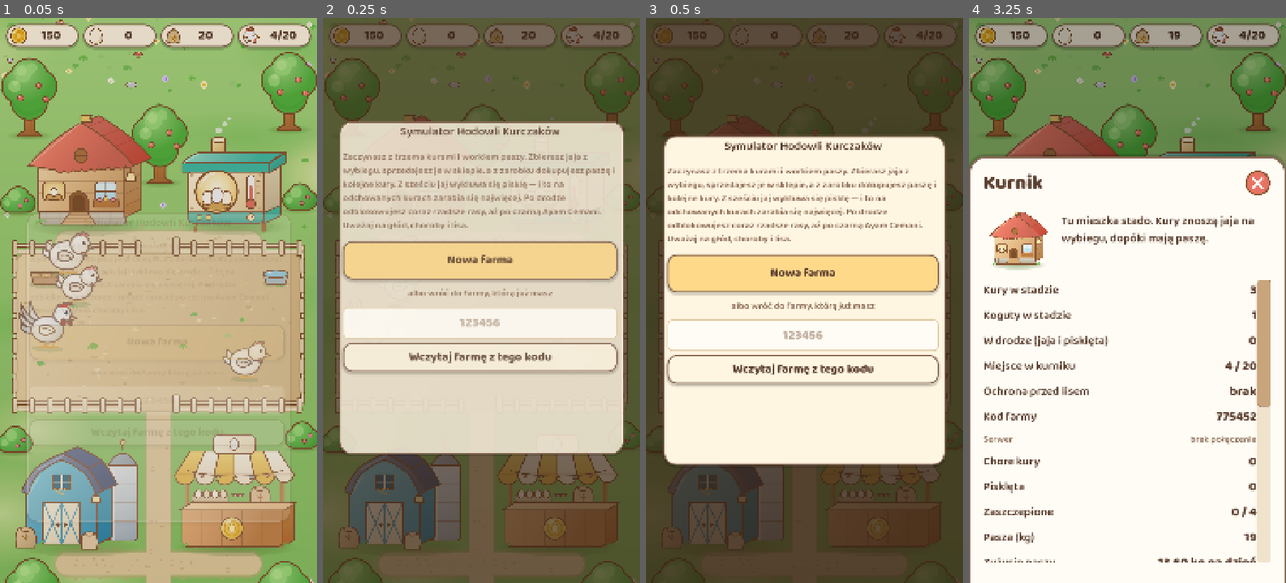
Above: before the commit, frames 1-4 (left to right).
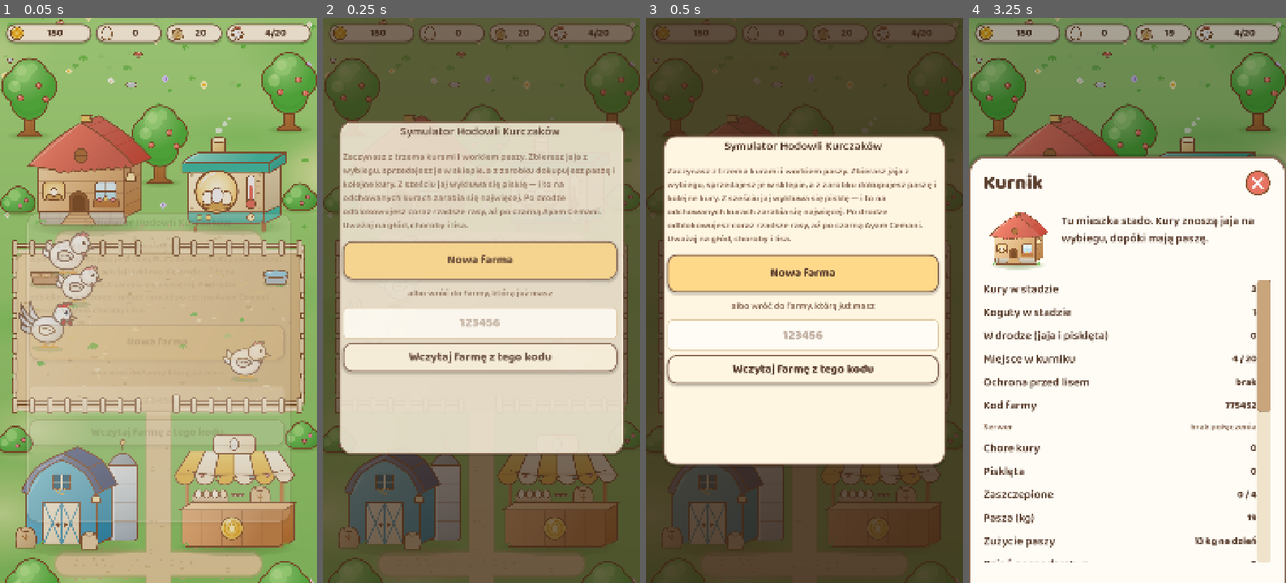
Above: after the commit, the same moments.

Repository: sodorn/kury
Game: Godot game, scene res://scenes/main/main.tscn
The game is run twice, just before and just after one commit, with the same random seed, the same clock (stepped at 60 frames per second) and the same inputs.
Inputs (mouse positions are in pixels of both pictures, inside the frame that each line leads up to):
- Up to frame 1 (0.05 s): no input
- Up to frame 2 (0.25 s): no input
- Up to frame 3 (0.5 s): no input
- Up to frame 4 (3.25 s): click (1127, 334) at 0.52 s; type "12" at 0.6 s; click "Nowa farma" at 1.25 s; click "Zaczynamy!" at 2 s; move the mouse to (1054, 170) at 2.77 s; click (1054, 170) at 2.92 s

The runs differ from the first frame. In frame 1, 2.7% of the frame differs, in the area x 1-99%, y 0-6%; in frame 2, 1.4%; in frame 3, 0.6%; in frame 4, 7.5%, in the area x 1-99%, y 0-97%.

Commit message:
Wersja 10.4: kwoty bez przecinka, szerszy licznik pieniedzy
Kwoty:
- money i amount_only podaja pelne zlotowki, zaokraglone w dol; przecinek
  nie miescil sie w liczniku na pasku i niczego nie wnosil
- small_money do drobnych kwot: ponizej zlotowki podaje grosze ("40 gr"),
  zeby wartosc jajka nie pokazywala sie jako "0 zl"
- test sprawdza, ze zadna kwota nie zawiera przecinka i ze kazda rasa ma
  widoczna wartosc jajka

Gorny pasek:
- font licznikow 44 -> 34, ikona 64 -> 52 px
- cztery pola dziela szerokosc proporcjami zamiast po rowno
- sprawdzone zrzutem przy 1 500 000 zl, 98 765 jaj i 254+6/260 ptakow:
  nic sie nie ucina

Przy okazji: test produkcji offline przestal zalezec od tego, ile kur zjadl
lis. Rozrzut siegal 30% i test potrafil swiecic na czerwono bez bledu
w kodzie — teraz lis i choroba sa w nim wylaczone, a prog podniesiony do 99%.

Testy: 887 asercji jednostkowych OK, test dymny OK.

Co-Authored-By: Claude Opus 5 <noreply@anthropic.com>
Claude-Session: https://claude.ai/code/session_01CjTjcWSUi8hfc7jxPFWk6D

Diff:
--- a/core/util/number_format.gd
+++ b/core/util/number_format.gd
@@ -16,22 +16,28 @@
 	return ("-" + out) if value < 0 else out
 
 
-## Kwota z waluta: "12,40 zł", "1 250 zł". Ceny w grze sa ulamkowe (jajko moze
-## kosztowac 40 groszy), wiec wszystkie kwoty przechodza przez te funkcje —
-## inaczej na ekranie wyladowalyby liczby w rodzaju 1234.5600000001.
+## Kwota z waluta: "1 250 zl". Kwoty pokazujemy w pelnych zlotowkach, bez
+## groszy — przecinek w liczniku na gornym pasku nie miescil sie w polu,
+## a sam w sobie niczego nie wnosil.
 static func money(amount: float) -> String:
 	return "%s zł" % amount_only(amount)
 
 
-## Kwota bez waluty. Grosze pokazujemy tylko wtedy, gdy sa niezerowe.
+## Kwota bez waluty, w pelnych zlotowkach. Zaokraglenie w dol, zeby licznik
+## nigdy nie pokazal wiecej, niz gracz naprawde ma.
 static func amount_only(amount: float) -> String:
-	var rounded := roundf(absf(amount) * 100.0) / 100.0
-	var whole := int(floor(rounded))
-	var cents := int(round((rounded - whole) * 100.0))
-	if cents >= 100:
-		whole += 1
-		cents = 0
+	var whole := int(floor(absf(amount)))
 	var out := grouped(whole)
-	if cents > 0:
-		out += ",%02d" % cents
 	return ("-" + out) if amount < 0.0 else out
+
+
+## Drobna kwota, np. wartosc jednego jajka. Ponizej zlotowki podajemy ja
+## w groszach ("40 gr"), zeby nie trzeba bylo pisac "0,40 zl" — inaczej
+## wyszloby z tego "0 zl" i rasy wygladalyby na bezwartosciowe.
+static func small_money(amount: float) -> String:
+	var grosze := int(round(absf(amount) * 100.0))
+	if grosze < 100:
+		return "%d gr" % grosze
+	if grosze % 100 == 0:
+		return money(amount)
+	return "%d,%02d zł" % [grosze / 100, grosze % 100]
--- a/project.godot
+++ b/project.godot
@@ -11,7 +11,7 @@
 [application]
 
 config/name="Chicken Farm Simulator"
-config/version="10.3"
+config/version="10.4"
 run/main_scene="res://scenes/main/main.tscn"
 config/features=PackedStringArray("4.7", "GL Compatibility")
 config/icon="res://assets/icon.svg"
--- a/scenes/ui/hud/hud.tscn
+++ b/scenes/ui/hud/hud.tscn
@@ -41,19 +41,23 @@
 theme_override_constants/separation = 14
 
 [node name="Money" parent="Root/TopBar/Counters" instance=ExtResource("2")]
+size_flags_stretch_ratio = 1.32
 layout_mode = 2
 icon = ExtResource("3")
 is_money = true
 
 [node name="Eggs" parent="Root/TopBar/Counters" instance=ExtResource("2")]
+size_flags_stretch_ratio = 1.02
 layout_mode = 2
 icon = ExtResource("4")
 
 [node name="Feed" parent="Root/TopBar/Counters" instance=ExtResource("2")]
+size_flags_stretch_ratio = 0.86
 layout_mode = 2
 icon = ExtResource("5")
 
 [node name="Animals" parent="Root/TopBar/Counters" instance=ExtResource("2")]
+size_flags_stretch_ratio = 1.3
 layout_mode = 2
 icon = ExtResource("6")
 
--- a/scenes/ui/hud/resource_counter.tscn
+++ b/scenes/ui/hud/resource_counter.tscn
@@ -10,10 +10,10 @@
 [node name="Row" type="HBoxContainer" parent="."]
 layout_mode = 2
 mouse_filter = 2
-theme_override_constants/separation = 6
+theme_override_constants/separation = 4
 
 [node name="Icon" type="TextureRect" parent="Row"]
-custom_minimum_size = Vector2(64, 64)
+custom_minimum_size = Vector2(52, 52)
 layout_mode = 2
 size_flags_vertical = 4
 mouse_filter = 2
--- a/scenes/ui/panels/building_panel.gd
+++ b/scenes/ui/panels/building_panel.gd
@@ -199,7 +199,7 @@
 					if not Game.state.has_rooster(breed_id):
 						return tr("PANEL_FLOCK_LINE_NO_ROOSTER") % _owned(breed_id)
 					return tr("PANEL_FLOCK_LINE") % [
-						_owned(breed_id), NumberFormat.money(FarmState.egg_value(breed_id))])
+						_owned(breed_id), NumberFormat.small_money(FarmState.egg_value(breed_id))])
 
 	_add_action(true,
 			func() -> bool: return Game.state.money >= float(
@@ -720,7 +720,7 @@
 		cull.text = tr("PANEL_CULL_HEN") % sick
 		subtitle.text = "%s · %s" % [tr(breed.get("rarity", "")), tr(breed.get("desc", ""))]
 		numbers.text = tr("PANEL_BREED_NUMBERS") % [
-			NumberFormat.money(FarmState.egg_value(breed_id)),
+			NumberFormat.small_money(FarmState.egg_value(breed_id)),
 			int(float(breed.get("egg_seconds", 0))),
 			owned])
 
--- a/scenes/ui/panels/unlock_panel.gd
+++ b/scenes/ui/panels/unlock_panel.gd
@@ -81,7 +81,7 @@
 	_stats.text = "%s\n%s" % [
 		tr("UNLOCK_PRICE") % NumberFormat.money(float(breed.get("price", 0))),
 		tr("UNLOCK_EGG") % [
-			NumberFormat.money(float(breed.get("egg_value", 0))),
+			NumberFormat.small_money(float(breed.get("egg_value", 0))),
 			int(float(breed.get("egg_seconds", 0)))],
 	]
 	_portrait.texture = _breed_image(breed)
--- a/scenes/ui/theme/ui_theme.gd
+++ b/scenes/ui/theme/ui_theme.gd
@@ -32,7 +32,9 @@
 
 	theme.set_type_variation("CounterLabel", "Label")
 	theme.set_font("font", "CounterLabel", FONT_TITLE)
-	theme.set_font_size("font_size", "CounterLabel", 44)
+	# 36, a nie 44: na gorny pasek musza wejsc cztery liczniki, a najdluzsze
+	# z nich to kwota w rodzaju "1 500 000" i stan kurnika "260+34/260".
+	theme.set_font_size("font_size", "CounterLabel", 34)
 
 	theme.set_type_variation("NoteLabel", "Label")
 	theme.set_font_size("font_size", "NoteLabel", 32)
--- a/tests/run_tests.gd
+++ b/tests/run_tests.gd
@@ -847,17 +847,32 @@
 	Game.new_game()
 
 
-## Kwoty: zlotowki i grosze, separator tysiecy.
+## Kwoty: pelne zlotowki bez przecinka, separator tysiecy, grosze tylko
+## przy drobnych kwotach w rodzaju wartosci jajka.
 func _test_money_format() -> void:
 	_check(NumberFormat.money(0.0) == "0 zł", "0 zl")
-	_check(NumberFormat.money(1.0) == "1 zł", "pelna zlotowka bez groszy")
-	_check(NumberFormat.money(0.4) == "0,40 zł", "40 groszy")
-	_check(NumberFormat.money(12.5) == "12,50 zł", "zlotowki i grosze")
+	_check(NumberFormat.money(1.0) == "1 zł", "pelna zlotowka")
 	_check(NumberFormat.money(1000000.0) == "1\u00a0000\u00a0000 zł", "milion z separatorami")
 	_check(NumberFormat.amount_only(3.0) == "3", "kwota bez waluty")
-	# Zaokraglanie nie moze gubic groszy ani produkowac "0,100".
-	_check(NumberFormat.money(0.999) == "1 zł", "zaokraglenie w gore do pelnej zlotowki")
-	_check(NumberFormat.money(2.004) == "2 zł", "grosze ponizej pol grosza znikaja")
+
+	# Zadnych przecinkow w kwotach: licznik na pasku ma pokazywac pelne
+	# zlotowki, a nie "298,27". Zaokraglenie w dol, zeby nigdy nie obiecac
+	# wiecej, niz gracz ma na koncie.
+	for amount in [0.4, 12.5, 298.27, 0.999, 2.004]:
+		_check(not NumberFormat.money(amount).contains(","),
+				"kwota %.3f bez przecinka (%s)" % [amount, NumberFormat.money(amount)])
+	_check(NumberFormat.money(12.9) == "12 zł", "zaokraglenie w dol, nie w gore")
+	_check(NumberFormat.money(298.27) == "298 zł", "kwota z paska bez groszy")
+
+	# Drobne kwoty mimo to musza byc czytelne: jajko za 40 groszy nie moze
+	# pokazywac sie jako "0 zl", bo rasa wygladalaby na bezwartosciowa.
+	_check(NumberFormat.small_money(0.4) == "40 gr", "wartosc jajka w groszach")
+	_check(NumberFormat.small_money(1.0) == "1 zł", "rowna zlotowka to zlotowka")
+	_check(NumberFormat.small_money(0.01) == "1 gr", "jeden grosz")
+	for breed: Dictionary in GameData.breeds():
+		var shown := NumberFormat.small_money(float(breed.get("egg_value", 0.0)))
+		_check(shown != "0 gr" and shown != "0 zł",
+				"jajko rasy %s ma widoczna wartosc (%s)" % [breed.get("id", ""), shown])
 
 	# Ceny jaj musza siedziec w widelkach, ktore ustalilismy dla balansu.
 	for breed: Dictionary in GameData.breeds():
@@ -1162,6 +1177,11 @@
 
 	# Na zywo: na wybiegu lezy najwyzej `capacity` jaj, reszta idzie od razu
 	# do magazynu. Zadne jajko nie przepada i zadna kura nie czeka.
+	# Lisa i choroby wylaczamy: test mierzy ksiegowanie jaj, a nie to, ile kur
+	# zjadl lis. Przy lupie 30-90% stada roznica miedzy przebiegami siegala
+	# 30% i test potrafil zaswiecic sie na czerwono bez zadnego bledu w kodzie.
+	_never_event("fox")
+	_never_event("disease")
 	var live := _laying_state(hens, 100000.0)
 	for bird: Chicken in live.chickens:
 		bird.vaccinated = true
@@ -1183,10 +1203,11 @@
 	# Offline wychodzi nawet odrobine lepiej, bo `offline_max_share` ogranicza
 	# straty od lisa do polowy stada. Chodzi o to, zeby nieobecnosc niczego
 	# nie marnowala — nie o to, zeby wyszlo co do jajka tyle samo.
-	_check(float(away_result["eggs_laid"]) >= float(live_result["eggs_laid"]) * 0.9,
+	_check(float(away_result["eggs_laid"]) >= float(live_result["eggs_laid"]) * 0.99,
 			"nieobecnosc nie marnuje nocnej produkcji (%d wobec %d)" % [
 				int(away_result["eggs_laid"]), int(live_result["eggs_laid"])])
 	_check(int(away.eggs.get("leghorn", 0)) == away.egg_count(), "jaja zapisane pod wlasciwa rasa")
+	GameData.reload()
 	Game.new_game()
 
 
Not shown, changed: PROJECT_STATE.md
